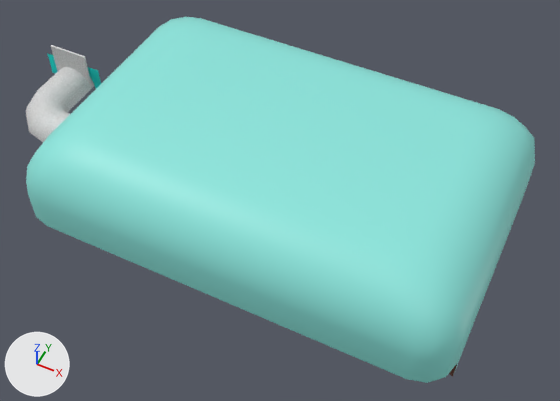
Two versions of the Blender file Assets/World/C10L2/raw/C10L2.blend, one commit apart.
Camera for both pictures: a 50 mm camera at (208.0, -208.0, 230.0) aimed at (120.0, -32.0, 10.0). Lighting does not change. The marker at lower left points along +X, +Y and +Z.

The older version as bpy lines, for what is in view:
```python
ob_room5_entrytunnel = bpy.data.objects.new('Room5_EntryTunnel', me_circle)
ob_room5_entrytunnel.location = (0.0, 0.0, 0.0)
ob_room6 = bpy.data.objects.new('Room6', me_plane)
ob_room6.location = (76.0, -31.0, 0.1)
```
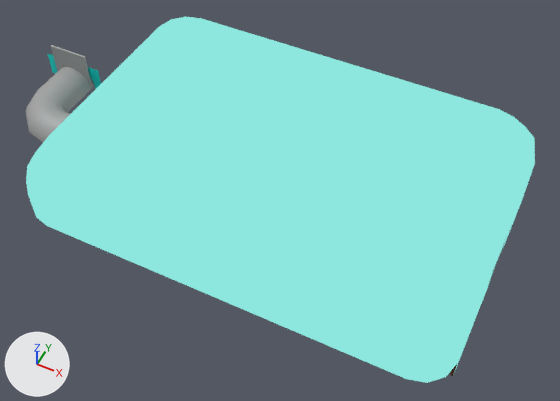
Pixel boxes [x1, y1, x2, y2] of what changed, in the pictures (560 x 401 px):
'Room6', recoloured: [26, 17, 535, 383] in both
'Room5_EntryTunnel', surface changed: [26, 45, 101, 142] in both
'Room7', now drawn: after [483, 213, 516, 299]

Patch to the scene script:
```diff
--- a/Assets/World/C10L2/raw/C10L2.blend.py
+++ b/Assets/World/C10L2/raw/C10L2.blend.py
@@ img_tx_concrete_floor_png @@
+img_tx_concrete_floor_png = load_image('tx_concrete_floor.png', '../../_Shared/Textures/tx_concrete_floor.png', 64, 64, 'sRGB')
@@ mat_uv_concrete @@
 n2 = _N.new('ShaderNodeTexImage'); n2.name = 'Image Texture'
-n2.image = img_whitebrick_png
+n2.image = img_tx_concrete_floor_png
 n3 = _N.new('ShaderNodeRGB'); n3.name = 'RGB'
@@ mat_ef_c10l2sky @@
 _N = mat_ef_c10l2sky.node_tree.nodes; _L = mat_ef_c10l2sky.node_tree.links
-n0 = _N.new('ShaderNodeBsdfPrincipled'); n0.name = 'Principled BSDF'
-n0.distribution = 'GGX'
-n0.subsurface_method = 'RANDOM_WALK_SKIN'
-n0.inputs[0].default_value = (0.267, 0.8, 0.732, 1.0)  # 'Base Color', cyan #8de7de
 n1 = _N.new('ShaderNodeOutputMaterial'); n1.name = 'Material Output'
-_L.new(n0.outputs[0], n1.inputs[0])  # 'BSDF' to 'Surface'
+n2 = _N.new('ShaderNodeRGB'); n2.name = 'RGB'
+n2.outputs[0].default_value = (0.266, 0.799, 0.73, 1.0)  # 'Color', cyan #8de7de
+_L.new(n2.outputs[0], n1.inputs[0])  # 'Color' to 'Surface'
```
